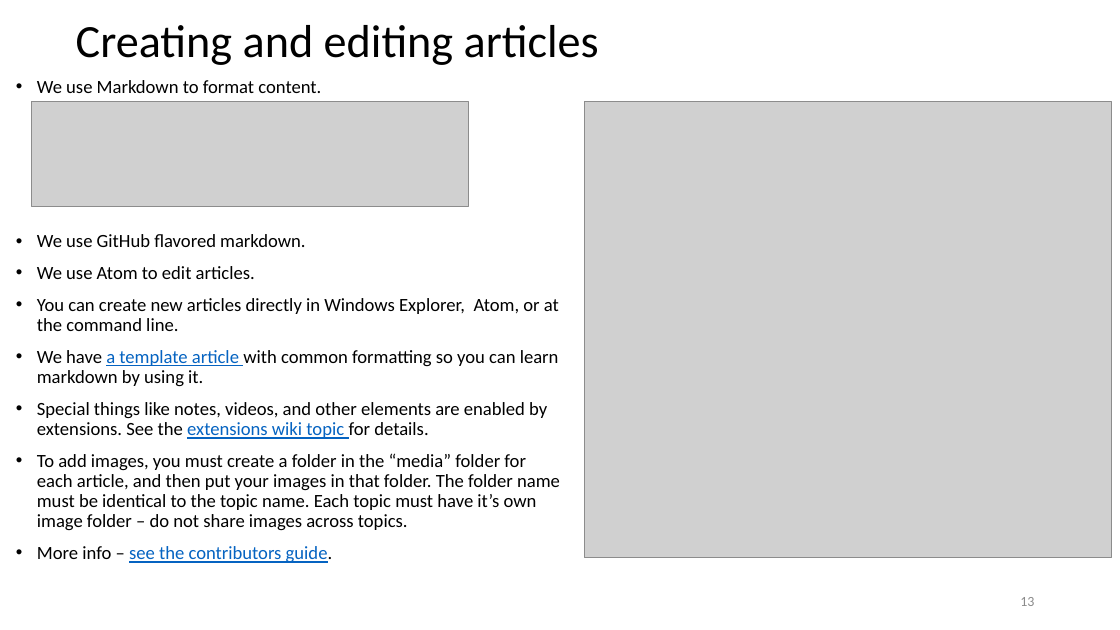
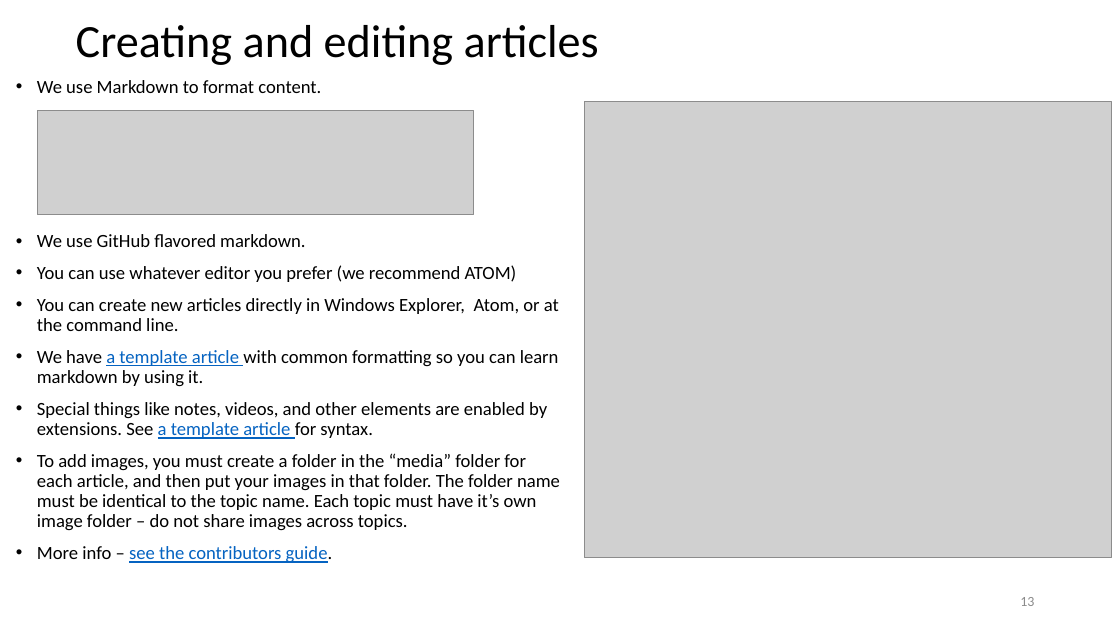
Before and after one commit to karthikaraman/Docs, a slide deck: slide 13 of PartnerTraining/git-github-workflow-training.pptx. Drawn at 1120x630 pixels with LibreOffice and Linux fonts; fonts in the diff are those of the drawing; grey boxes stand for pictures. Boxes give left, top, right and bottom in pixels: in the first picture for what was removed or moved away, otherwise in the second. Text is boxed around its words. In the diff, an @@ line names an element or a change of style, - is before the commit and + after.

```diff
--- a/PartnerTraining/git-github-workflow-training.pptx
+++ b/PartnerTraining/git-github-workflow-training.pptx
@@ picture: place and size @@
-picture at [32, 102, 469, 206]
+picture at [37, 110, 474, 214]
@@ text at [37, 265, 517, 282]: text changed @@
-• We use Atom to edit articles.
+• You can use whatever editor you prefer (we recommend ATOM)
@@ text at [37, 402, 547, 439]: text changed @@
-• Special things like notes, videos, and other elements are enabled by extensions. See the extensions wiki topic for details.
+• Special things like notes, videos, and other elements are enabled by extensions. See a template article for syntax.
```
Also in this commit, not shown: 8 other slides changed, 1 other file.
